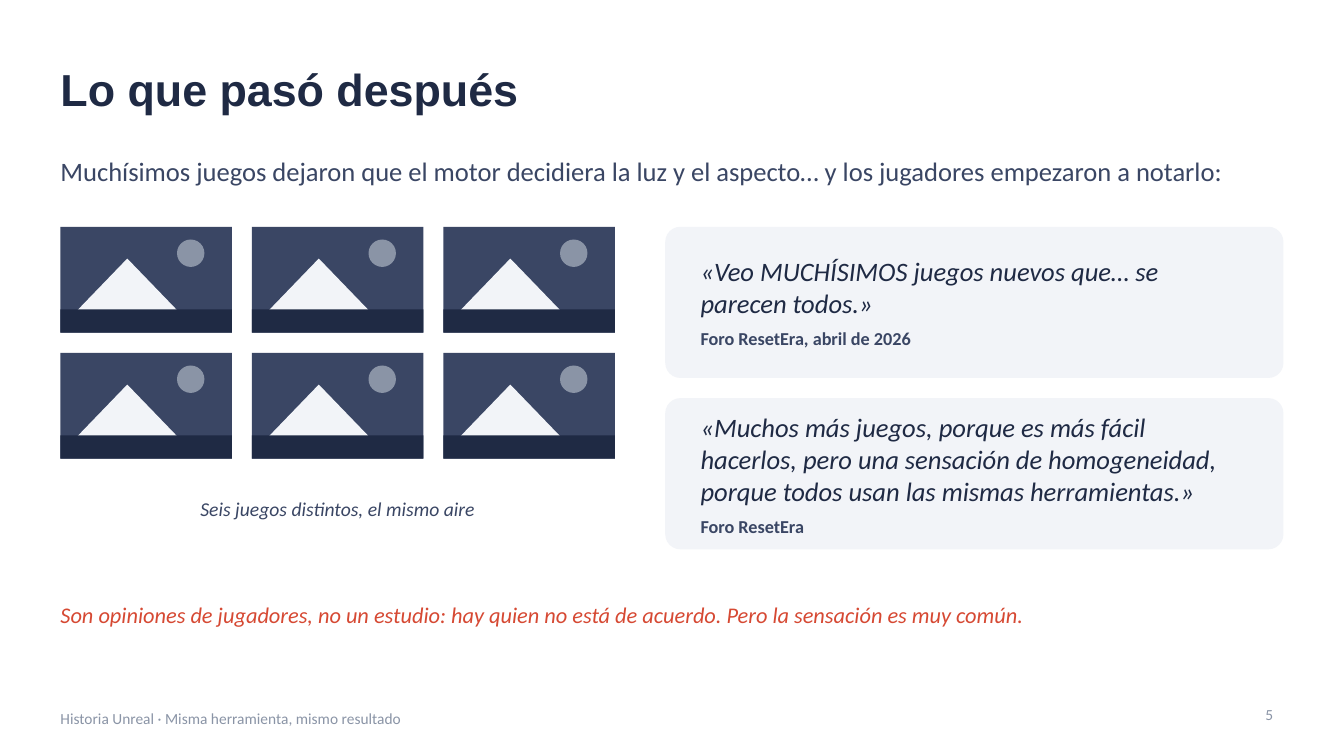
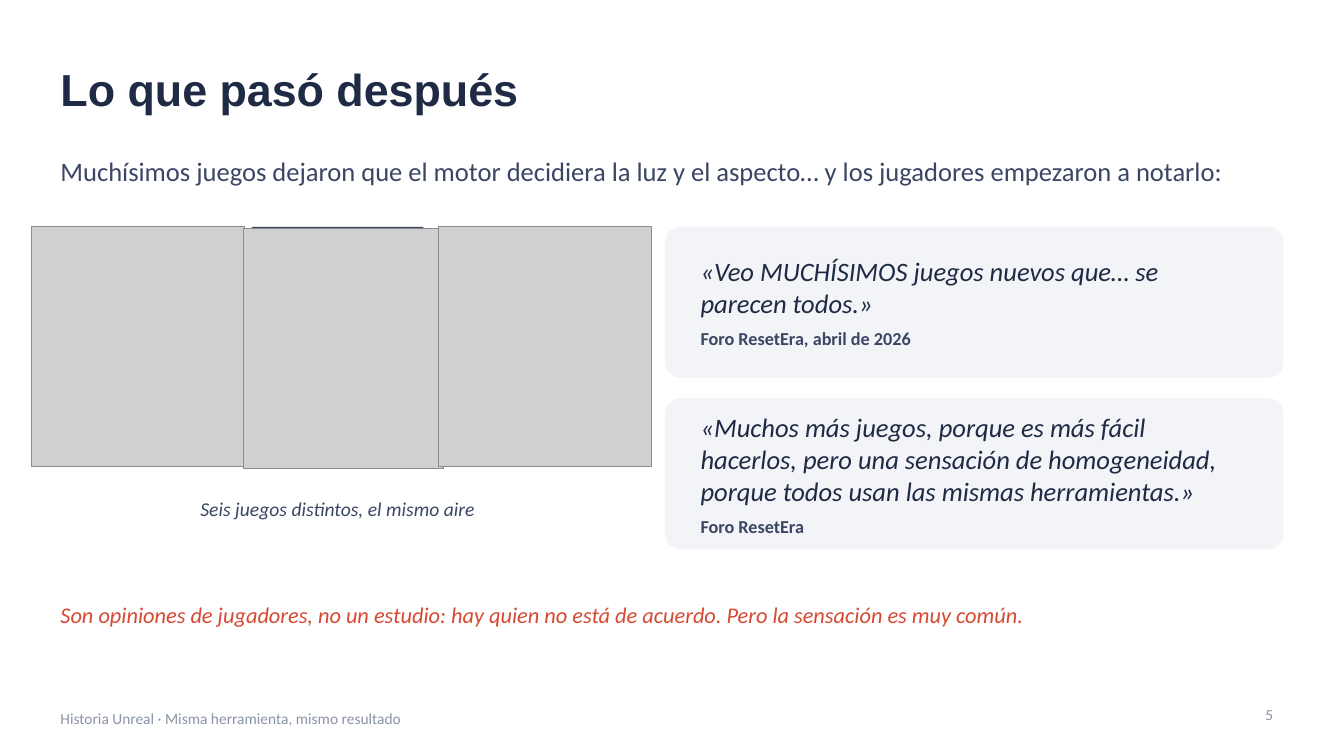
Before and after one commit to jjnieto/creatividad-ofimatica-ia, a slide deck: slide 5 of diapositivas/historia_unreal.pptx. Drawn at 1344x756 pixels with LibreOffice and Linux fonts; fonts in the diff are those of the drawing; grey boxes stand for pictures. Boxes give left, top, right and bottom in pixels: in the first picture for what was removed or moved away, otherwise in the second. Text is boxed around its words. In the diff, an @@ line names an element or a change of style, - is before the commit and + after.

```diff
--- a/diapositivas/historia_unreal.pptx
+++ b/diapositivas/historia_unreal.pptx
@@ picture added at [31,227,245,467] @@
@@ picture added at [243,228,444,468] @@
@@ picture added at [439,227,652,467] @@
@@ triangle removed at [75,258,180,314] @@
@@ ellipse removed at [177,240,205,267] @@
@@ triangle removed at [266,258,372,314] @@
@@ ellipse removed at [369,240,396,267] @@
@@ triangle removed at [458,258,564,314] @@
@@ ellipse removed at [561,240,588,267] @@
@@ rectangle removed at [60,310,232,333] @@
@@ rectangle removed at [252,310,423,333] @@
@@ rectangle removed at [444,310,615,333] @@
@@ rectangle removed at [60,353,232,459] @@
@@ rectangle removed at [252,353,423,459] @@
@@ rectangle removed at [444,353,615,459] @@
@@ triangle removed at [75,384,180,440] @@
@@ ellipse removed at [177,366,205,393] @@
@@ triangle removed at [266,384,372,440] @@
@@ ellipse removed at [369,366,396,393] @@
@@ triangle removed at [458,384,564,440] @@
@@ ellipse removed at [561,366,588,393] @@
@@ rectangle removed at [60,436,232,459] @@
@@ rectangle removed at [252,436,423,459] @@
@@ rectangle removed at [444,436,615,459] @@
```
Also in this commit, not shown: 3 other slides changed.
